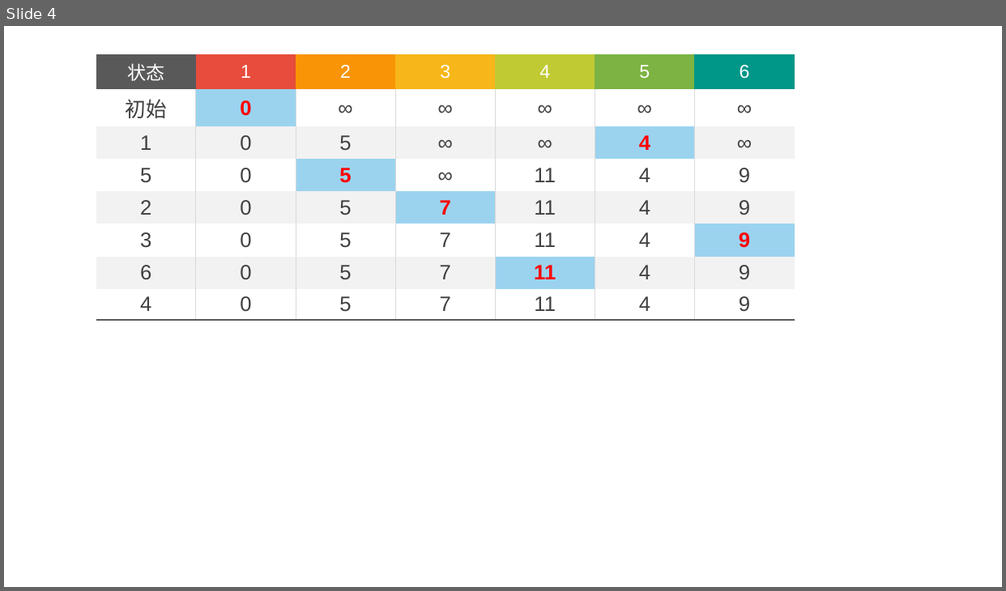
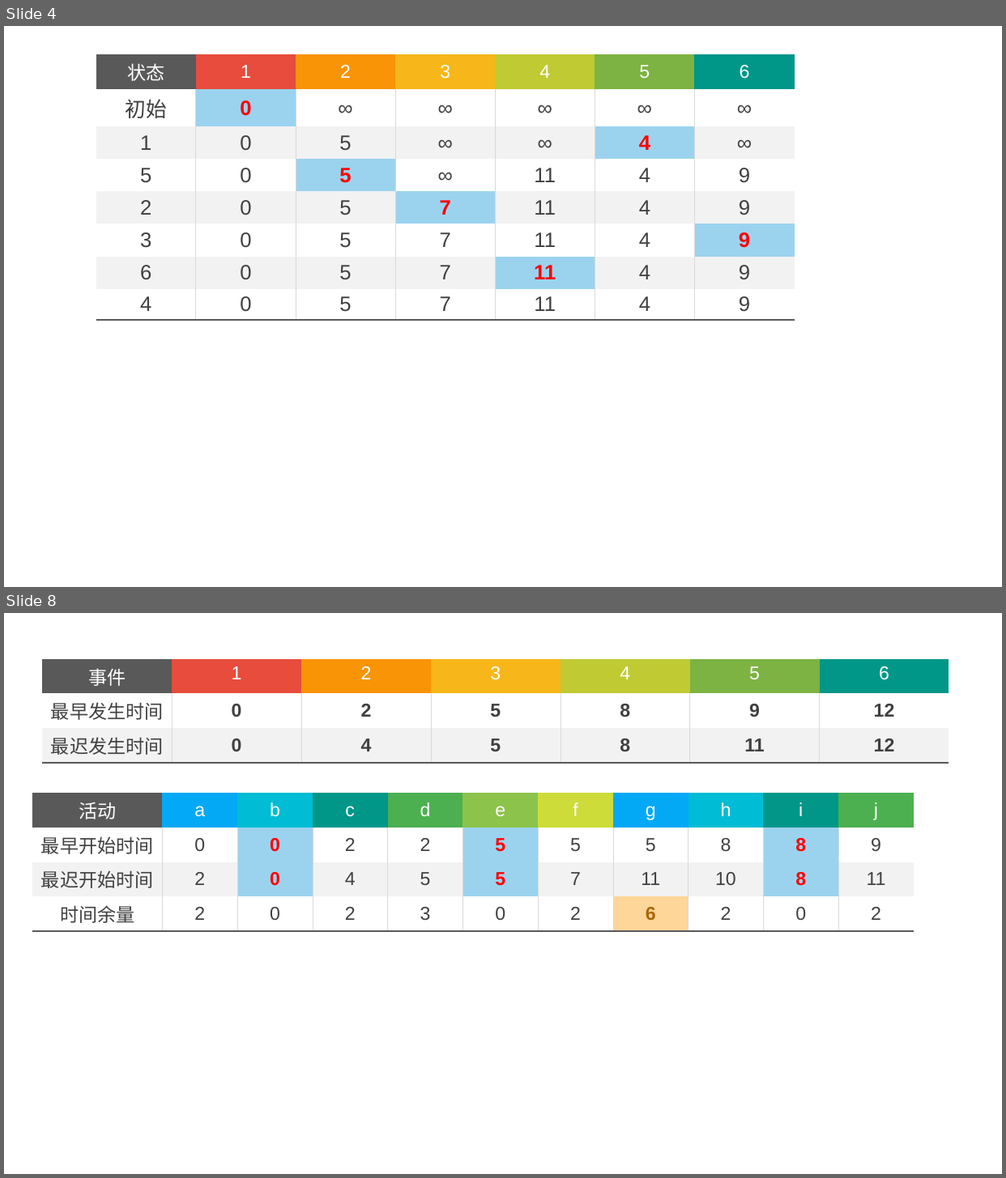
Before and after one commit to jk2020214154/Data_Structure_Code, a slide deck: 第六章 图/6.4 图的应用/相关表格和图.pptx. Shown one above the other, each under a label of ours: slide 4 before the commit, slides 4 and 8 after it; the slides between them are not shown. The pictures are 1006x591 and 1006x1178 pixels, drawn with LibreOffice and Linux fonts; fonts in the diff are those of the drawing. Boxes give left, top, right and bottom in pixels: in the first picture for what was removed or moved away, otherwise in the second. Text is boxed around its words. In the diff, an @@ line names an element or a change of style, - is before the commit and + after.

```diff
--- a/第六章 图/6.4 图的应用/相关表格和图.pptx
+++ b/第六章 图/6.4 图的应用/相关表格和图.pptx
@@ slide 8 added at [4,613,1002,1174], background #FFFFFF @@
@@ table added at [42,658,948,773], 3 rows, 7 columns @@
+事件 | 1 | 2 | 3 | 4 | 5 | 6
+最早发生时间 | 0 | 2 | 5 | 8 | 9 | 12
+最迟发生时间 | 0 | 4 | 5 | 8 | 11 | 12
@@ table added at [32,793,910,926], 4 rows, 11 columns @@
+活动 | a | b | c | d | e | f | g | h | i | j
+最早开始时间 | 0 | 0 | 2 | 2 | 5 | 5 | 5 | 8 | 8 | 9
+最迟开始时间 | 2 | 0 | 4 | 5 | 5 | 7 | 11 | 10 | 8 | 11
+时间余量 | 2 | 0 | 2 | 3 | 0 | 2 | 6 | 2 | 0 | 2
```
Also in this commit, not shown: 3 other slides added, 1 other file.
